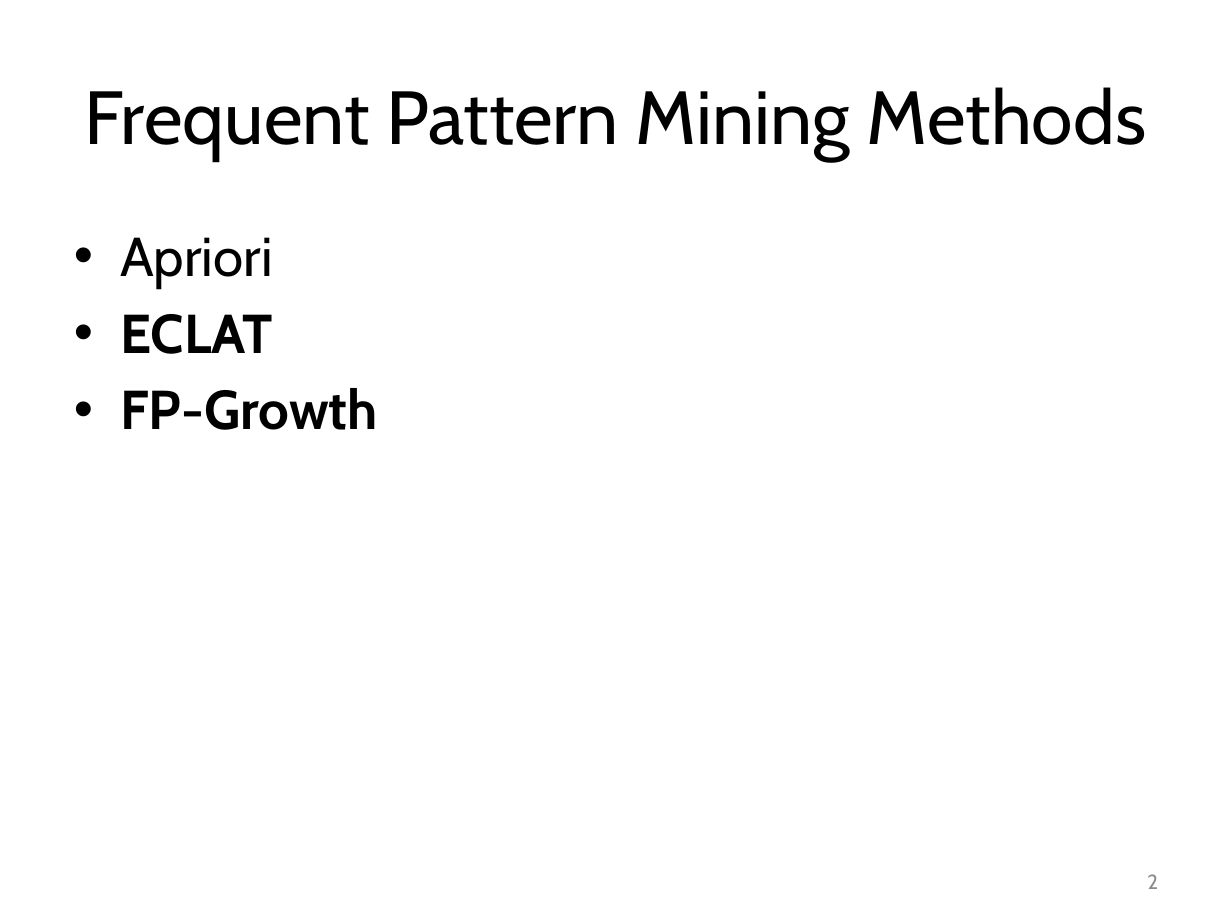
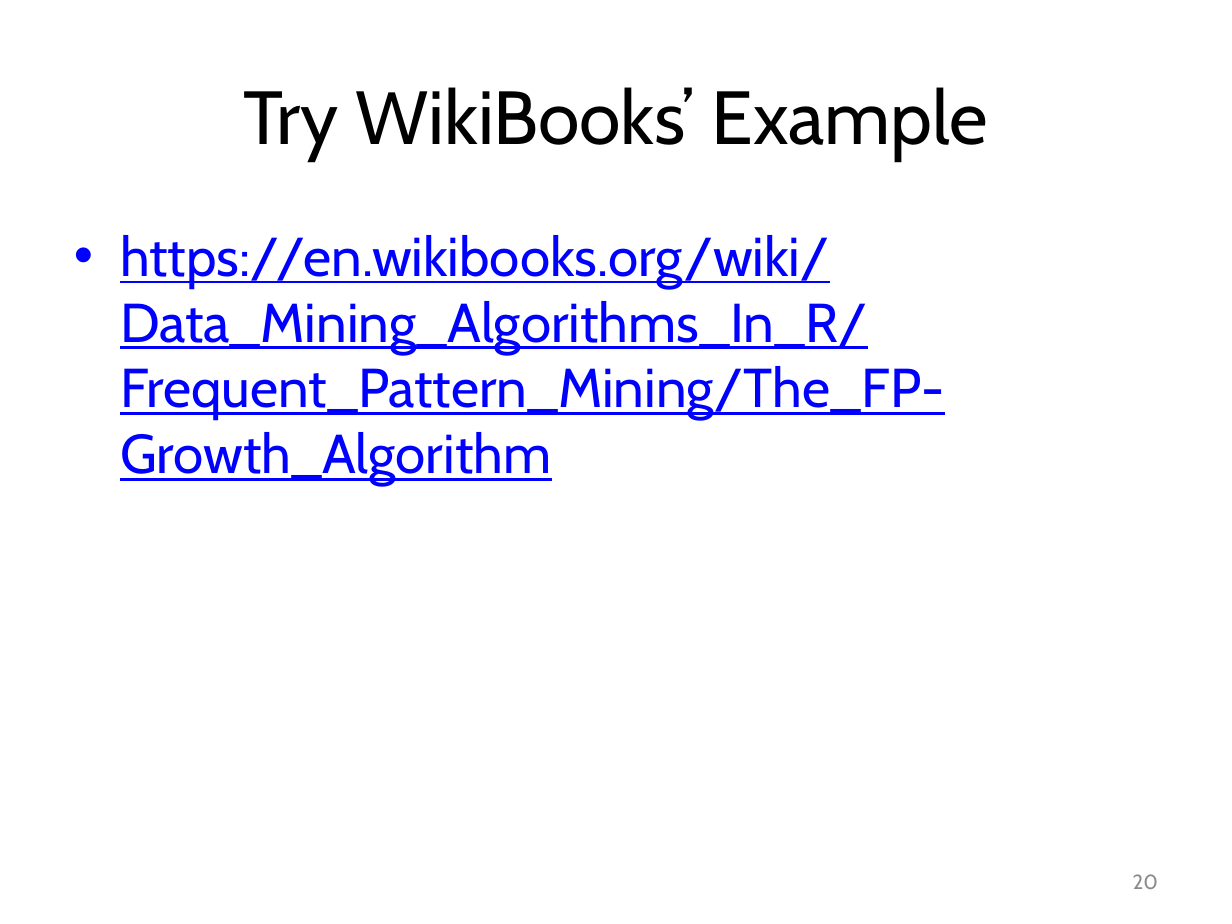
Before and after one commit to mjiang89/mjiang89.github.io, a slide deck: slide 20 of teaching/CSEx0647Fall17-10-FPGrowth.pptx (slide 2 before the commit). Drawn at 1232x924 pixels with LibreOffice and Linux fonts; fonts in the diff are those of the drawing. Boxes give left, top, right and bottom in pixels: in the first picture for what was removed or moved away, otherwise in the second. Text is boxed around its words. In the diff, an @@ line names an element or a change of style, - is before the commit and + after.

```diff
--- a/teaching/CSEx0647Fall17-10-FPGrowth.pptx
+++ b/teaching/CSEx0647Fall17-10-FPGrowth.pptx
@@ title at <box>243,87,988,159</box>: text changed @@
-Frequent Pattern Mining Methods
+Try WikiBooks’ Example
@@ text at <box>120,235,945,486</box>: text changed; text colour #000000 to #0000FF; bold off @@
-• Apriori
-• ECLAT
-• FP-Growth
+• https://en.wikibooks.org/wiki/Data_Mining_Algorithms_In_R/Frequent_Pattern_Mining/The_FP-Growth_Algorithm
@@ page number at <box>1133,874,1158,889</box>: text changed @@
-2
+20
```
Also in this commit, not shown: 2 other slides changed, 10 slides added, 5 slides removed, 2 other files.
